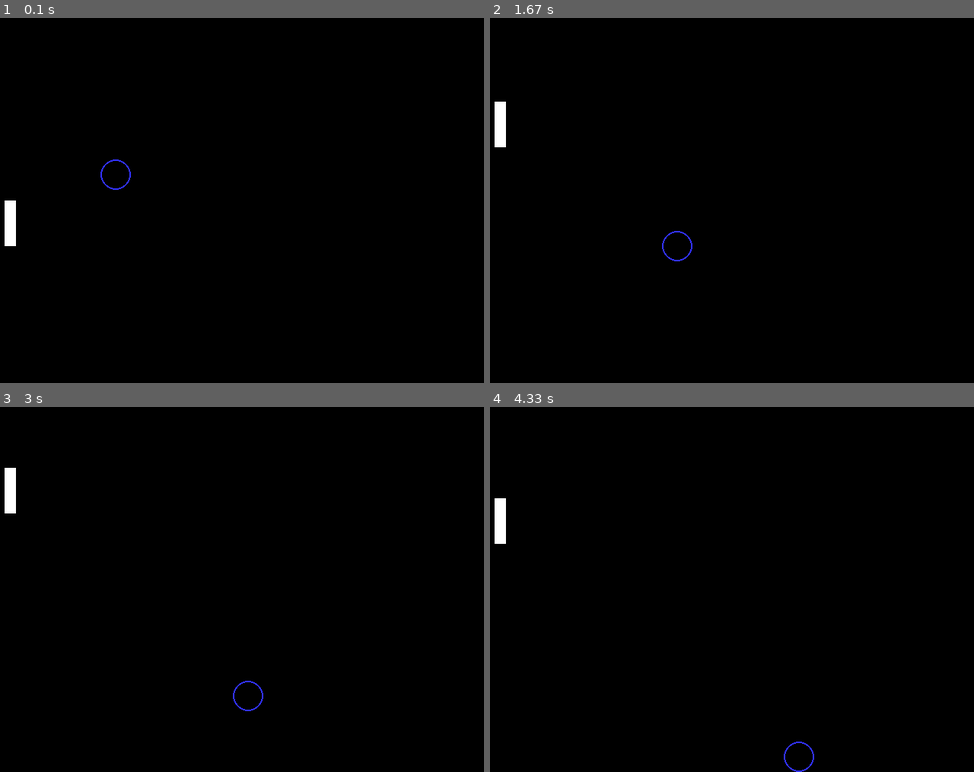
Above: before the commit, frames 1-4 (two rows, left to right).
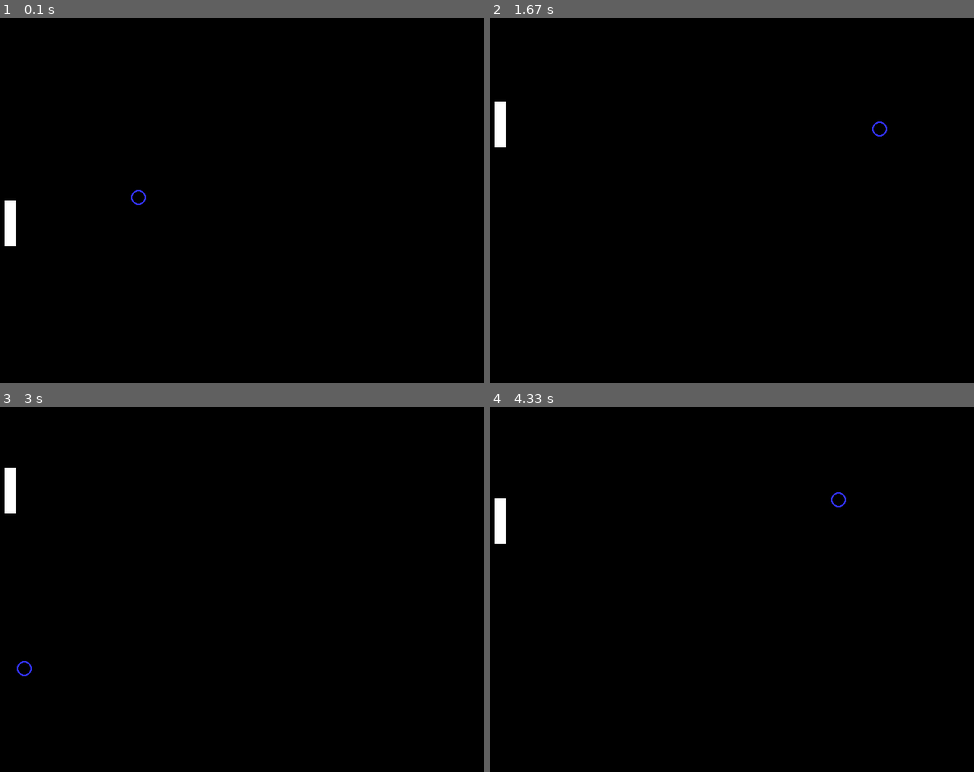
Above: after the commit, the same moments.

Repository: RowleySanchezm/Yr12ComputerScience
Game: pygame game, started from PyGame/pong game.py
Same seed, same stepped clock (60 frames per second), same inputs: the game is played once before the commit and once after it.
Inputs:
- Up to frame 1 (0.1 s): no input
- Up to frame 2 (1.67 s): hold Up 0.33-0.8 s; hold Down 0.83-1.13 s; hold Up 1.17-1.53 s; hold Down from 1.57 s (still down)
- Up to frame 3 (3 s): release Down at 1.93 s; hold Up 1.97-2.27 s; hold Down 2.3-2.6 s; hold Up from 2.63 s (still down)
- Up to frame 4 (4.33 s): release Up at 3 s; hold Down 3.03-3.4 s; hold Up 3.43-3.73 s; hold Down 3.77-4.07 s; hold Up from 4.1 s (still down)

The runs differ from the first frame. In frame 1, 0.1% of the frame differs, in the area x 20-31%, y 38-52%; in frame 2, 0.1%; in frame 3, 0.1%; in frame 4, 0.1%.

Commit message:
The ball collides with the paddle now

Diff:
--- a/PyGame/pong game.py
+++ b/PyGame/pong game.py
@@ -30,8 +30,8 @@
 direction = 0
 ball_x_val = 150
 ball_y_val = 200
-ball_x_offset = 1
-ball_y_offset = 1
+ball_x_offset = 3
+ball_y_offset = 3
 
 ### -- Game Loop
 while not game_over:
@@ -52,14 +52,25 @@
 
 
     # -- Game logic goes after this comment
+
+    #making the paddle move
     paddle_block_y = paddle_block_y + direction * speed
     ball_x_val = ball_x_val + ball_x_offset
     ball_y_val = ball_y_val + ball_y_offset
 
-    if ball_y_val > 480 - 20 or ball_y_val < 20:
-        ball_y_val *= -1
-    if ball_x_val > 640 - 20 or ball_x_val <20:
-        ball_x_val *= -1
+    #Making the ball bounce off the wall
+    if ball_y_val > 480 - 10 or ball_y_val < 10:
+        ball_y_offset *= -1
+    if ball_x_val > 640 - 10 or ball_x_val < 10:
+        ball_x_offset *= -1
+
+    #Making the ball collide with the paddle
+    if ball_x_val < 35 and ball_y_val > paddle_block_y and ball_y_val < paddle_block_y + 60:
+        ball_x_offset *= -1
+
+    #Update position of the ball
+    ball_x_val += ball_x_offset
+    ball_y_val += ball_y_offset
 
     # -- Screen background is BLACK
     screen.fill (BLACK)
@@ -67,7 +78,7 @@
     # -- Draw here
 
     pygame.draw.rect(screen, WHITE, (paddle_block_x, paddle_block_y, 15, 60))
-    pygame.draw.circle(screen, BLUE, (ball_x_val,ball_y_val),20,2)
+    pygame.draw.circle(screen, BLUE, (ball_x_val,ball_y_val),10,2)
 
     # -- flip display to reveal new position of objects
     pygame.display.flip()
